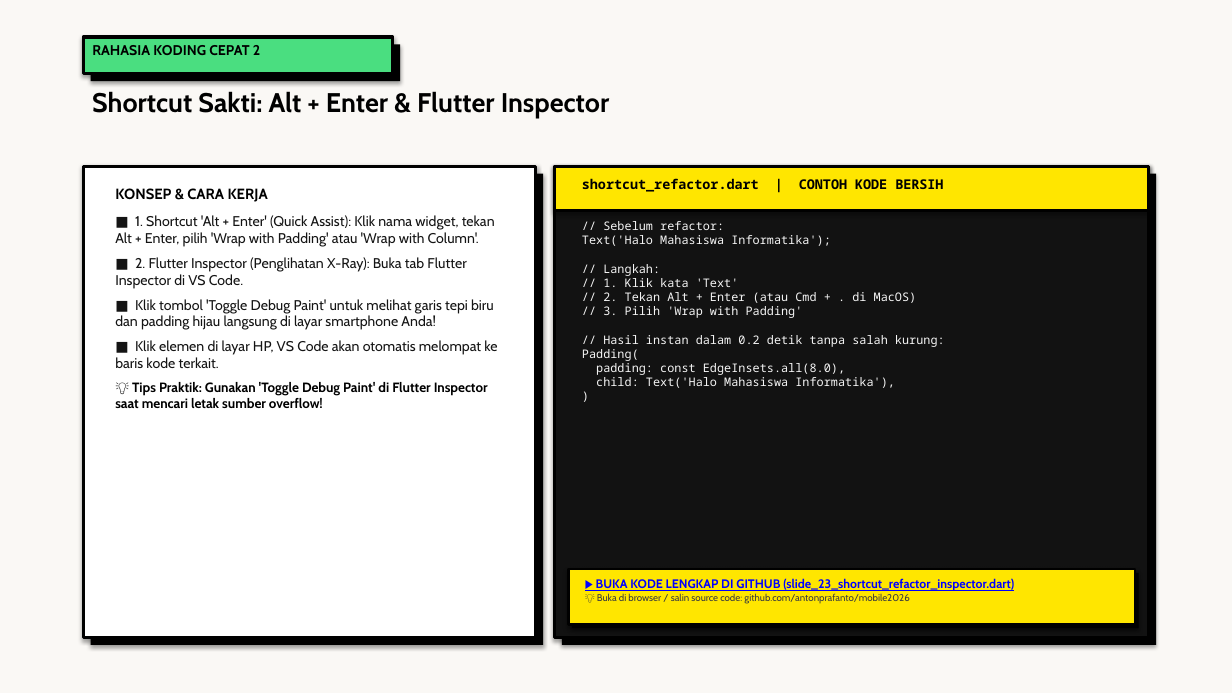
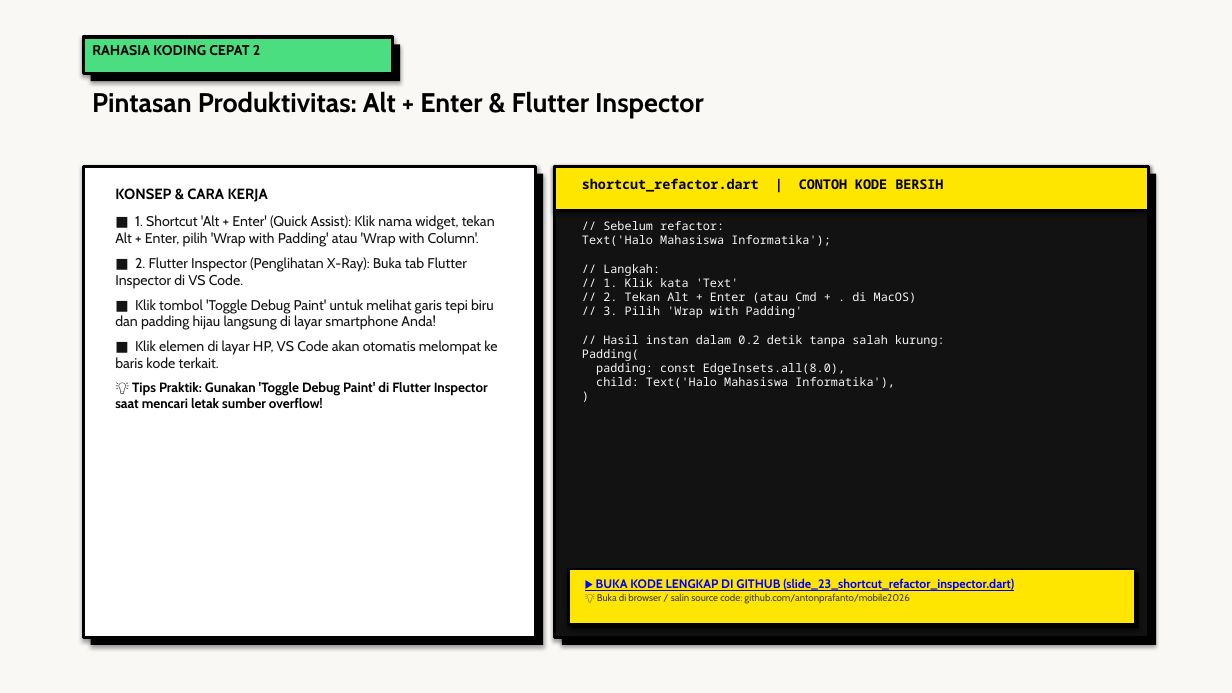
Before and after one commit to antonprafanto/mobile2026, a slide deck: slide 23 of 03_slide_presentasi/PERTEMUAN_03_Widget_Tree_dan_Layouting.pptx. Drawn at 1232x693 pixels with LibreOffice and Linux fonts; fonts in the diff are those of the drawing. Boxes give left, top, right and bottom in pixels: in the first picture for what was removed or moved away, otherwise in the second. Text is boxed around its words. In the diff, an @@ line names an element or a change of style, - is before the commit and + after.

```diff
--- a/03_slide_presentasi/PERTEMUAN_03_Widget_Tree_dan_Layouting.pptx
+++ b/03_slide_presentasi/PERTEMUAN_03_Widget_Tree_dan_Layouting.pptx
@@ text at box(92, 91, 704, 119): text changed @@
-Shortcut Sakti: Alt + Enter & Flutter Inspector
+Pintasan Produktivitas: Alt + Enter & Flutter Inspector
```
Also in this commit, not shown: 5 other slides changed, 22 other files.
